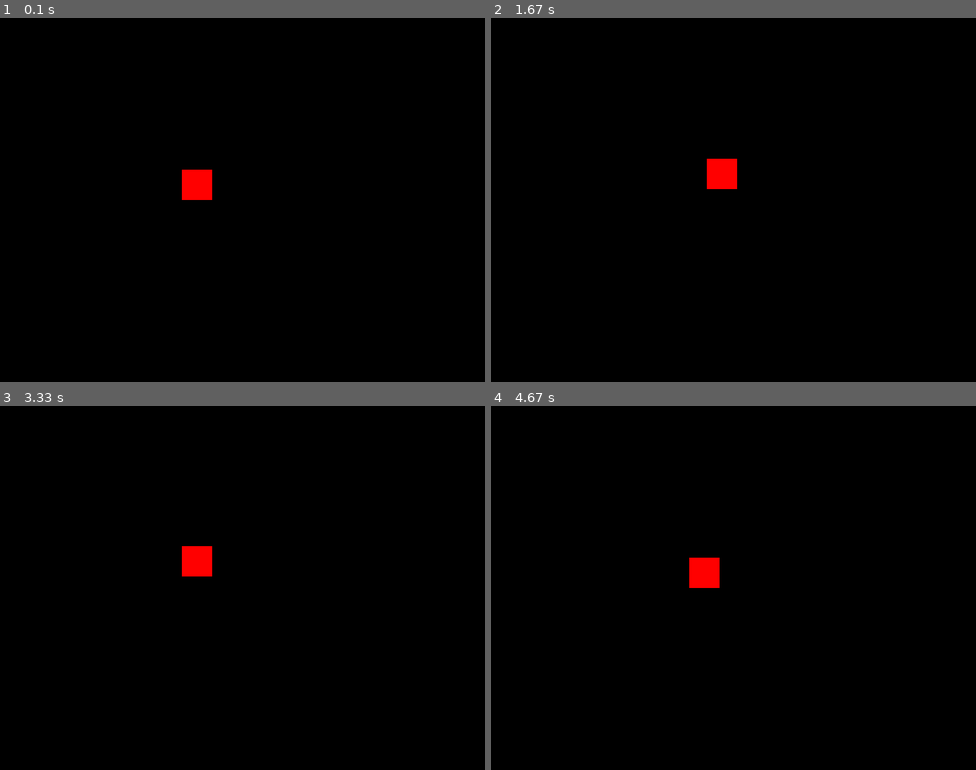
Above: before the commit, frames 1-4 (two rows, left to right).
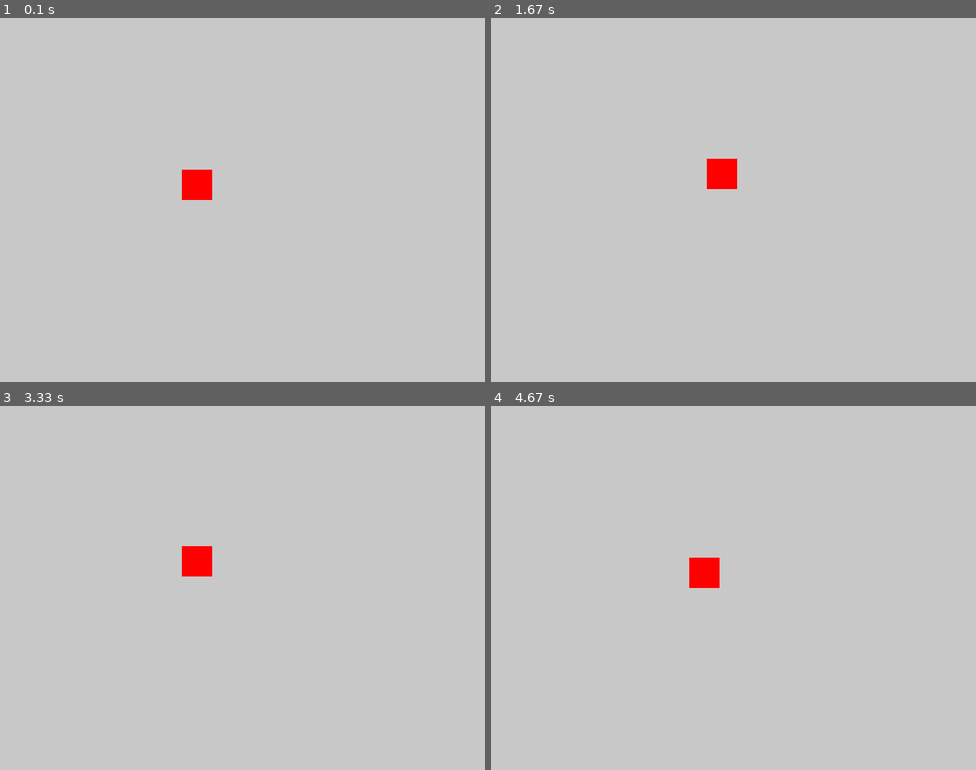
Above: after the commit, the same moments.

Repository: doronsh1/Pygame1
Game: pygame game, started from main.py
Two runs of this game, one before a commit and one after it. Both use one fixed random seed, a clock stepped at 60 frames per second and the inputs below.
Inputs:
- Up to frame 1 (0.1 s): no input
- Up to frame 2 (1.67 s): hold D 0.33-0.8 s; hold W 0.83-1.13 s; hold D 1.17-1.63 s
- Up to frame 3 (3.33 s): hold A 1.67-2.2 s; hold S 2.23-2.53 s; hold A 2.57-2.97 s; hold W from 3 s (still down)
- Up to frame 4 (4.67 s): release W at 3.37 s; hold D 3.4-4.03 s; hold S 4.07-4.43 s; hold A from 4.47 s (still down)

The runs differ from the first frame. In frame 1, 99% of the frame differs, in the area x 0-100%, y 0-100%; in frame 2, 99%; in frame 3, 99%; in frame 4, 99%.

Commit message:
change backgound to gray

Diff:
--- a/main.py
+++ b/main.py
@@ -13,7 +13,7 @@
 
 run = True
 while run:
-    screen.fill((0,0,0))
+    screen.fill((200,200,200))
     pygame.draw.rect(screen, (255,0,0), player)
 
     key = pygame.key.get_pressed()
